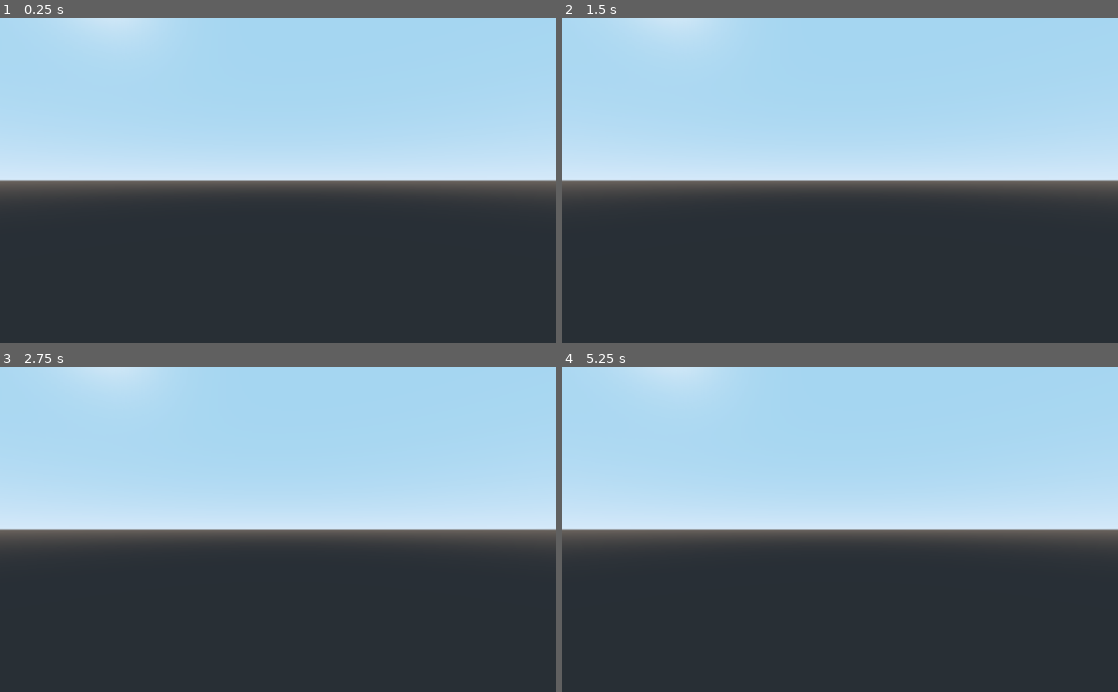
Above: before the commit, frames 1-4 (two rows, left to right).
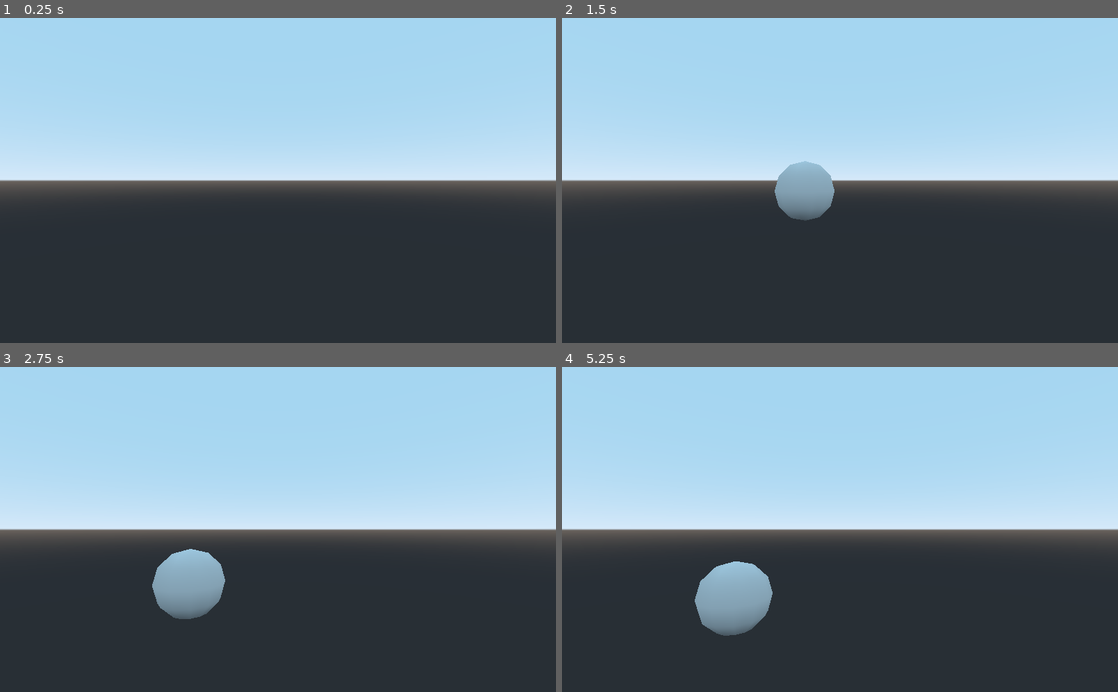
Above: after the commit, the same moments.

Repository: dmgarland/blooming
Game: Godot game, scene res://Main.tscn
Same seed, same stepped clock (60 frames per second), same inputs: the game is played once before the commit and once after it.
Inputs (mouse positions are in pixels of both pictures, inside the frame that each line leads up to):
- Up to frame 1 (0.25 s): no input
- Up to frame 2 (1.5 s): tap Enter at 0.5 s; move the mouse to (962, 164) at 0.52 s; click (962, 164) at 0.67 s; tap Space at 1.25 s; move the mouse to (728, 196) at 1.27 s; click (728, 196) at 1.42 s
- Up to frame 3 (2.75 s): move the mouse to (333, 458) at 2.02 s; click (333, 458) at 2.17 s
- Up to frame 4 (5.25 s): tap Enter at 2.75, 5 s; move the mouse to (812, 594) at 2.77 s; click (812, 594) at 2.92 s; move the mouse to (1006, 578) at 3.52 s; click (1006, 578) at 3.67 s; tap Space at 4.25 s; move the mouse to (673, 480) at 4.27 s; click (673, 480) at 4.42 s; move the mouse to (867, 529) at 5.02 s; click (867, 529) at 5.17 s

The runs differ from the first frame. In frame 1, 0.6% of the frame differs, in the area x 12-28%, y 0-6%; in frame 2, 2.1%; in frame 3, 2.7%; in frame 4, 3.0%, in the area x 12-38%, y 0-83%.

Commit message:
Working on mouse click

Diff:
--- a/Main.gd
+++ b/Main.gd
@@ -5,19 +5,16 @@
 # Called when the node enters the scene tree for the first time.
 func _ready():
 	r.randomize()
-	var note = Note.instance()
-	note.bus = 1
-	note.r = r
-	add_child(note)
-
-	var note2 = Note.instance()
-	note2.bus = 2
-	note2.r = r
-	add_child(note2)
 
 
+func playNote():
+	var pitch = r.randf_range(0.0, 4.0)
+	var note = Note.instance()
+	note.r = r
+	note.pitch = pitch
+	#add_child(note)
+	call_deferred("add_child", note)
 
-
-# Called every frame. 'delta' is the elapsed time since the previous frame.
-func _process(delta):
-	pass
+func _input(event):
+	if event is InputEventMouseButton && event.is_pressed():
+		playNote()
--- a/Main.tscn
+++ b/Main.tscn
@@ -10,4 +10,4 @@
 [node name="World" type="Spatial" parent="."]
 
 [node name="Camera" type="Camera" parent="World"]
-transform = Transform( 0.792375, 0, -0.610034, 0, 1, 0, 0.610034, 0, 0.792375, -2.68666, 1.98552, 4.00097 )
+transform = Transform( 0.155797, 0, -0.987789, 0, 1, 0, 0.987789, 0, 0.155797, -5.8829, 1.98552, 4.00097 )
--- a/Spatial.tscn
+++ /dev/null
@@ -1,11 +0,0 @@
-[gd_scene load_steps=2 format=2]
-
-[ext_resource path="res://Main.gd" type="Script" id=1]
-
-
-[node name="Main" type="Spatial"]
-transform = Transform( -0.29984, 0, -0.953989, 0, 1, 0, 0.953989, 0, -0.29984, 0.339015, 0.170988, -0.635661 )
-script = ExtResource( 1 )
-
-[node name="Camera" type="Camera" parent="."]
-transform = Transform( 0.925011, 0, 0.379941, 0, 1, 0, -0.379941, 0, 0.925011, 1.97895, 0.567437, 2.33491 )
--- a/default_bus_layout.tres
+++ b/default_bus_layout.tres
@@ -1,7 +1,9 @@
 [gd_resource type="AudioBusLayout" load_steps=2 format=2]
 
-[sub_resource type="AudioEffectSpectrumAnalyzer" id=1]
-resource_name = "SpectrumAnalyzer"
+[sub_resource type="AudioEffectDelay" id=1]
+resource_name = "Delay"
+tap1/delay_ms = 1500.0
+feedback/active = true
 
 [resource]
 bus/0/effect/0/effect = SubResource( 1 )
--- a/note.gd
+++ b/note.gd
@@ -1,16 +1,20 @@
 extends Node
 
-var shape = CSGSphere.new()
-var player = AudioStreamPlayer3D.new()
+var shape
 var spectrum
+var r
+var pitch
 var bus
-var r
 
 func _ready():
+	shape = CSGSphere.new()
+	var player = AudioStreamPlayer3D.new()
+	AudioServer.add_bus()
+	bus = AudioServer.bus_count - 1
 	# Add a new bus just for this note
-	AudioServer.add_bus(bus)
 	var name = "Bus %s" % bus
 	print(name)
+
 	AudioServer.set_bus_name(bus, name)
 	AudioServer.set_bus_send(bus, "Master")
 	AudioServer.add_bus_effect(bus, AudioEffectSpectrumAnalyzer.new(), 0)
@@ -18,24 +22,25 @@
 	# Get the effect we just added
 	spectrum = AudioServer.get_bus_effect_instance(bus, 0)
 
-	# Tell the player to play on our new bus
+	# Tell the player to play a sound on our new bus
 	player.bus = name
+	player.stream = load('res://bowed.wav')
+	player.pitch_scale = pitch
+	shape.translate(Vector3(pitch, pitch, pitch))
 
-	# Setup the sound sample
-	player.pitch_scale = r.randf_range(0.0, 4.0)
-	player.stream = load('res://bowed.wav')
+	player.connect("finished", self, "on_finished")
 
 	# Add everything to the scene
 	self.add_child(shape)
 	shape.add_child(player)
 	player.play()
 
+func on_finished():
+	print("Finished")
+	AudioServer.remove_bus(bus)
+	queue_free()
 
-func _process(delta):
-	var magnitude = spectrum.get_magnitude_for_frequency_range(0, 44100)
-	var energy = clamp((60 + linear2db(magnitude.length())) / 60, 0, 1)
-
+func _process(_delta):
+	var magnitude = spectrum.get_magnitude_for_frequency_range(20, 20000)
 	if magnitude.x > 0:
-		shape.radius = magnitude.x * 100
-	else:
-		queue_free()
+		shape.radius = magnitude.x * 1000 * _delta
